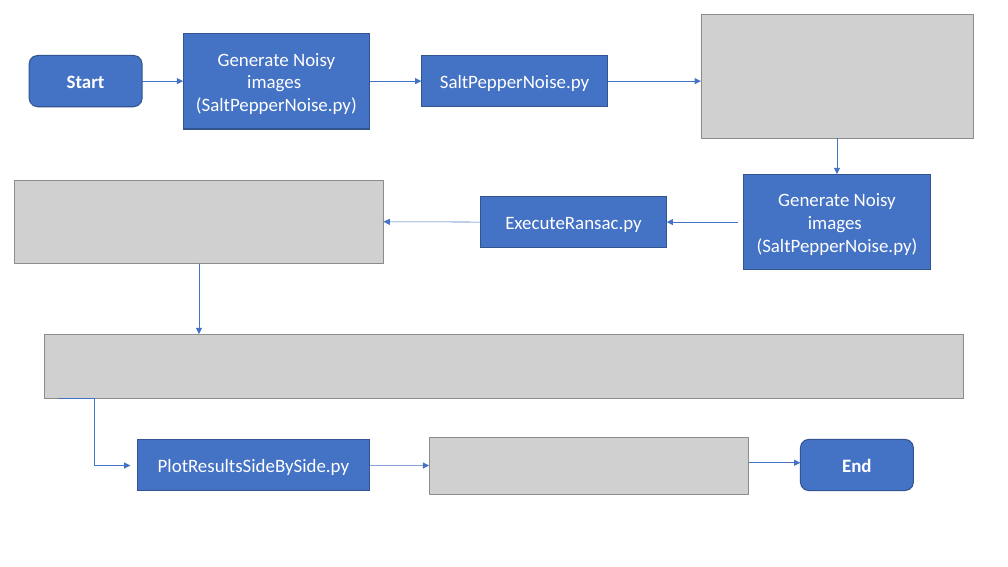
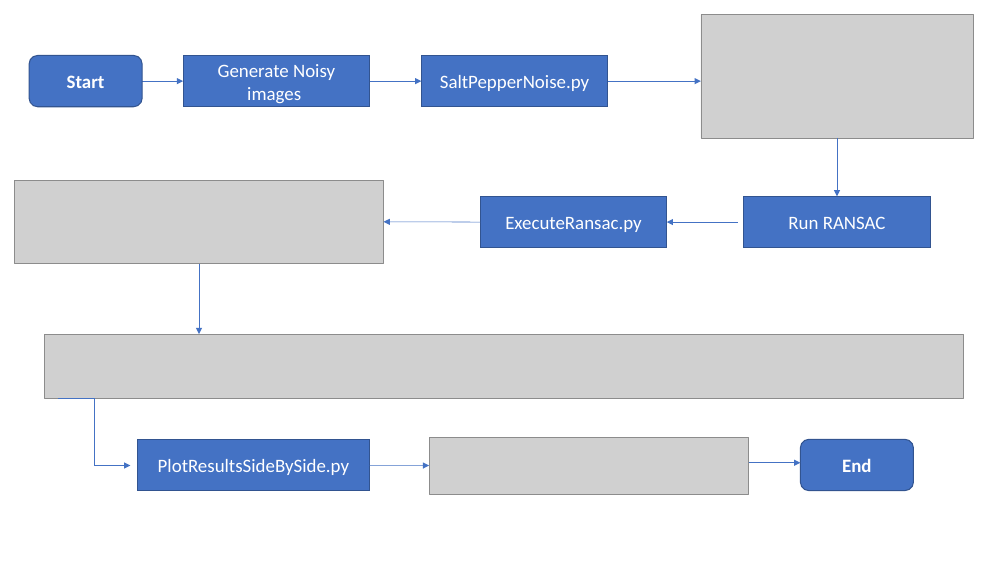
Before and after one commit to sdg002/sdg002.github.io, a slide deck: slide 2 of ransac_threshold_nne_distribution/Presentation1.pptx. Drawn at 1008x567 pixels with LibreOffice and Linux fonts; fonts in the diff are those of the drawing; grey boxes stand for pictures. Boxes give left, top, right and bottom in pixels: in the first picture for what was removed or moved away, otherwise in the second. Text is boxed around its words. In the diff, an @@ line names an element or a change of style, - is before the commit and + after.

```diff
--- a/ransac_threshold_nne_distribution/Presentation1.pptx
+++ b/ransac_threshold_nne_distribution/Presentation1.pptx
@@ rectangle "Generate Noisy images": place and size @@
-rectangle "Generate Noisy images" at <box>183,33,369,129</box>
+rectangle "Generate Noisy images" at <box>183,55,369,107</box>
@@ text in rectangle at <box>196,97,357,114</box>: paragraph removed @@
-(SaltPepperNoise.py)
@@ arrow moved from (837, 138) - (837, 174) to (837, 138) - (837, 197) @@
@@ rectangle "Run RANSAC": place and size @@
-rectangle "Run RANSAC" at <box>744,174,930,270</box>
+rectangle "Run RANSAC" at <box>744,197,930,248</box>
@@ text in rectangle at <box>788,216,886,229</box>: text changed @@
-Generate Noisy images
-(SaltPepperNoise.py)
+Run RANSAC
```
Also in this commit, not shown: 7 other files.
